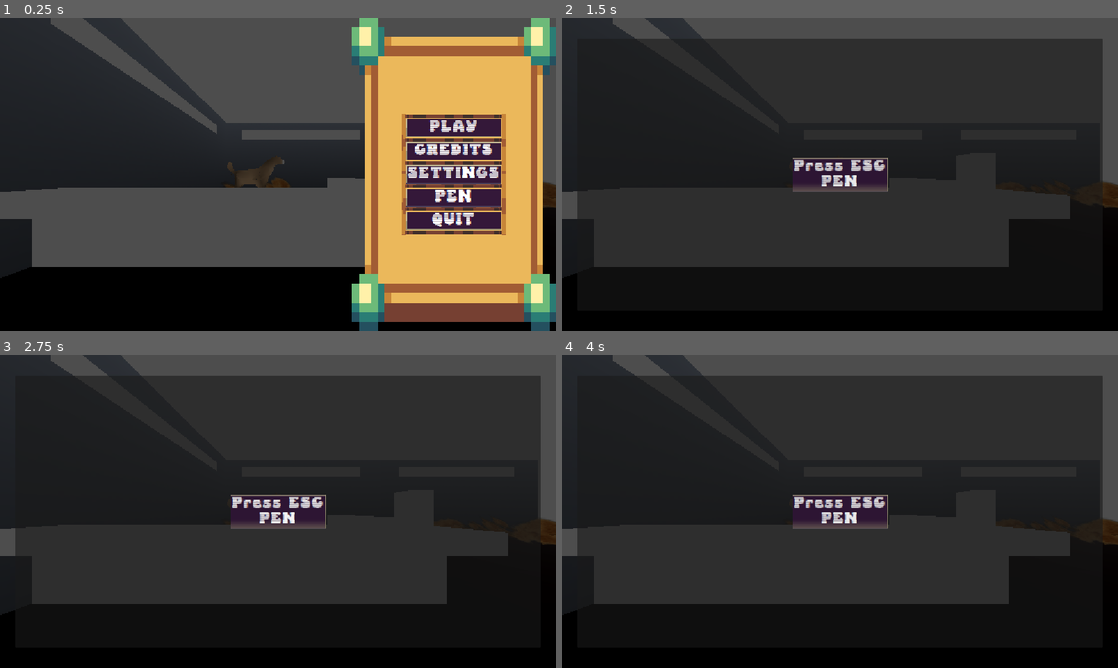
Above: before the commit, frames 1-4 (two rows, left to right).
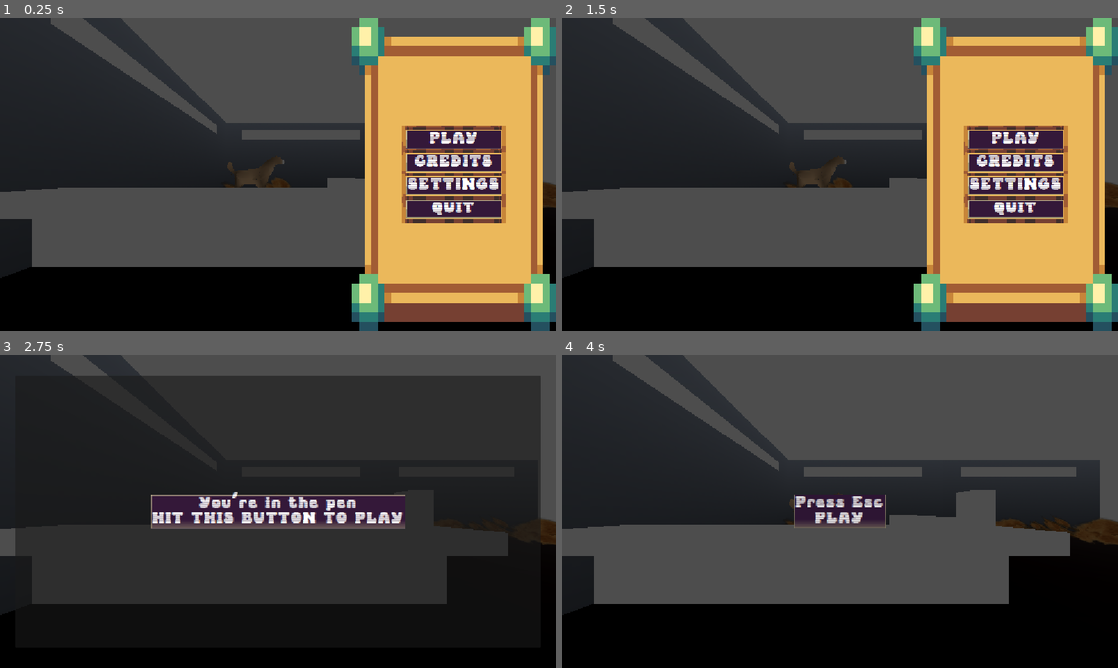
Above: after the commit, the same moments.

Repository: sjgillGit/gwj88
Game: Godot game, scene res://Main/RootNode.tscn
The game is run twice, just before and just after one commit, with the same random seed, the same clock (stepped at 60 frames per second) and the same inputs.
Inputs (mouse positions are in pixels of both pictures, inside the frame that each line leads up to):
- Up to frame 1 (0.25 s): no input
- Up to frame 2 (1.5 s): click (1017, 196) at 0.5 s, where only the run before the commit has a clickable "PEN"; click (840, 174) at 1.25 s, where only the run before the commit has a clickable "Press ESC PEN"
- Up to frame 3 (2.75 s): click (455, 477) at 2 s, where only the run after the commit has a clickable "PLAY"
- Up to frame 4 (4 s): click (840, 511) at 2.75 s, where only the run after the commit has a clickable "You're in the pen HIT THIS BU…"; click "Press ESC PEN" (after the commit: "Press Esc PLAY") at 3.5 s

The runs differ from the first frame. In frame 1, 5.3% of the frame differs, in the area x 72-91%, y 30-70%; in frame 2, 56%, in the area x 2-100%, y 0-100%; in frame 3, 3.7%; in frame 4, 42%.

Commit message:
Main -> Pen -> Play

Diff:
--- /dev/null
+++ b/Assets/ui/button_group_pen.tres
@@ -0,0 +1,3 @@
+[gd_resource type="ButtonGroup" format=3 uid="uid://5luqxnhyvgwe"]
+
+[resource]
--- a/Scenes/ui/UiMainMenu.tscn
+++ b/Scenes/ui/UiMainMenu.tscn
@@ -84,17 +84,6 @@
 button_group = ExtResource("3_85x37")
 text = "SETTINGS"
 
-[node name="HSeparator3" type="HSeparator" parent="PanelContainer/VBoxContainer/HBoxContainer"]
-layout_mode = 2
-
-[node name="PEN" type="Button" parent="PanelContainer/VBoxContainer/HBoxContainer"]
-unique_name_in_owner = true
-layout_mode = 2
-theme = ExtResource("2_7c5qm")
-toggle_mode = true
-button_group = ExtResource("3_85x37")
-text = "PEN"
-
 [node name="HSeparator4" type="HSeparator" parent="PanelContainer/VBoxContainer/HBoxContainer"]
 layout_mode = 2
 
--- a/Scenes/ui/UiPen.tscn
+++ b/Scenes/ui/UiPen.tscn
@@ -1,6 +1,8 @@
-[gd_scene load_steps=2 format=3 uid="uid://i4hgl17h5n1r"]
+[gd_scene load_steps=4 format=3 uid="uid://i4hgl17h5n1r"]
 
 [ext_resource type="Theme" uid="uid://wnjx0277ks75" path="res://Assets/ui/main/theme_general.tres" id="1_s3urb"]
+[ext_resource type="Script" uid="uid://bmlda1l4oad05" path="res://Scenes/ui/ui_pen.gd" id="1_twpca"]
+[ext_resource type="ButtonGroup" uid="uid://5luqxnhyvgwe" path="res://Assets/ui/button_group_pen.tres" id="3_581q8"]
 
 [node name="UiPen" type="Control" groups=["ui"]]
 layout_mode = 3
@@ -9,6 +11,7 @@
 anchor_bottom = 1.0
 grow_horizontal = 2
 grow_vertical = 2
+script = ExtResource("1_twpca")
 
 [node name="Panel" type="Panel" parent="."]
 layout_mode = 1
@@ -24,7 +27,8 @@
 grow_horizontal = 2
 grow_vertical = 2
 
-[node name="Button" type="Button" parent="Panel"]
+[node name="PLAY" type="Button" parent="Panel"]
+unique_name_in_owner = true
 layout_mode = 1
 anchors_preset = 8
 anchor_left = 0.5
@@ -38,5 +42,7 @@
 grow_horizontal = 2
 grow_vertical = 2
 theme = ExtResource("1_s3urb")
-text = "Press ESC
-PEN"
+toggle_mode = true
+button_group = ExtResource("3_581q8")
+text = "You're in the pen
+HIT THIS BUTTON TO PLAY"
--- /dev/null
+++ b/Scenes/ui/ui_pen.gd
@@ -0,0 +1,13 @@
+
+class_name UiPen
+extends Control
+
+
+func _ready() -> void:
+	UiLib.Buttons.setup_buttons(%PLAY.button_group, Callable(self, &"_on_button_pressed"))
+
+
+func _on_button_pressed(button: Button) -> void:
+	match button.name:
+		"PLAY":
+			GameState.current = GameState.State.PLAY
--- a/Scripts/singletons/libraries/UiLib.gd
+++ b/Scripts/singletons/libraries/UiLib.gd
@@ -6,10 +6,11 @@
 	const on_button_pressed_TIME: float = 0.14
 
 
-	static func setup_buttons(buttons: ButtonGroup) -> void:
+	static func setup_buttons(buttons: ButtonGroup, call_func: Callable) -> void:
 		for button: Button in buttons.get_buttons():
 			button.mouse_entered.connect(on_button_hoverd)
 			button.pressed.connect(on_button_pressed)
+		buttons.pressed.connect(call_func)
 
 
 	static func on_button_hoverd() -> void:
--- a/Scripts/ui/ui_main_menu.gd
+++ b/Scripts/ui/ui_main_menu.gd
@@ -3,23 +3,19 @@
 class_name UiMainMenu
 extends Control
 
-@onready var button_group: ButtonGroup = %PLAY.button_group
 
 func _ready() -> void:
-	UiLib.Buttons.setup_buttons(button_group)
-	button_group.pressed.connect(_on_button_pressed)
+	UiLib.Buttons.setup_buttons(%PLAY.button_group, Callable(self, &"_on_button_pressed"))
 
 
 func _on_button_pressed(button: BaseButton) -> void:
 	await UiLib.Buttons.button_delay(button)
 	match button.name:
 		"PLAY":
-			GameState.current = GameState.State.PLAY
+			GameState.current = GameState.State.PEN
 		"CREDITS":
 			GameState.current = GameState.State.CREDITS
 		"SETTINGS":
 			GameState.current = GameState.State.SETTINGS
 		"QUIT":
 			GameState.current = GameState.State.QUIT
-		"PEN":
-			GameState.current = GameState.State.PEN
--- a/Scripts/ui/ui_pause.gd
+++ b/Scripts/ui/ui_pause.gd
@@ -9,8 +9,7 @@
 
 
 func _ready() -> void:
-	UiLib.Buttons.setup_buttons(button_group)
-	button_group.pressed.connect(_on_button_pressed)
+	UiLib.Buttons.setup_buttons(button_group, Callable(self, &"_on_button_pressed"))
 
 
 func _on_button_pressed(button: BaseButton) -> void:
Not shown, added: Scenes/ui/ui_pen.gd.uid
